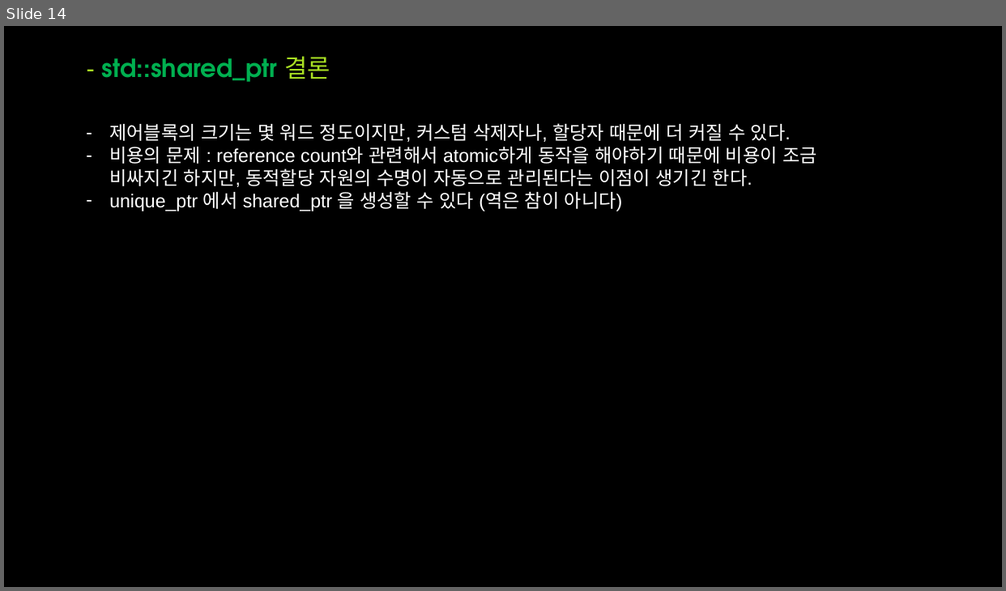
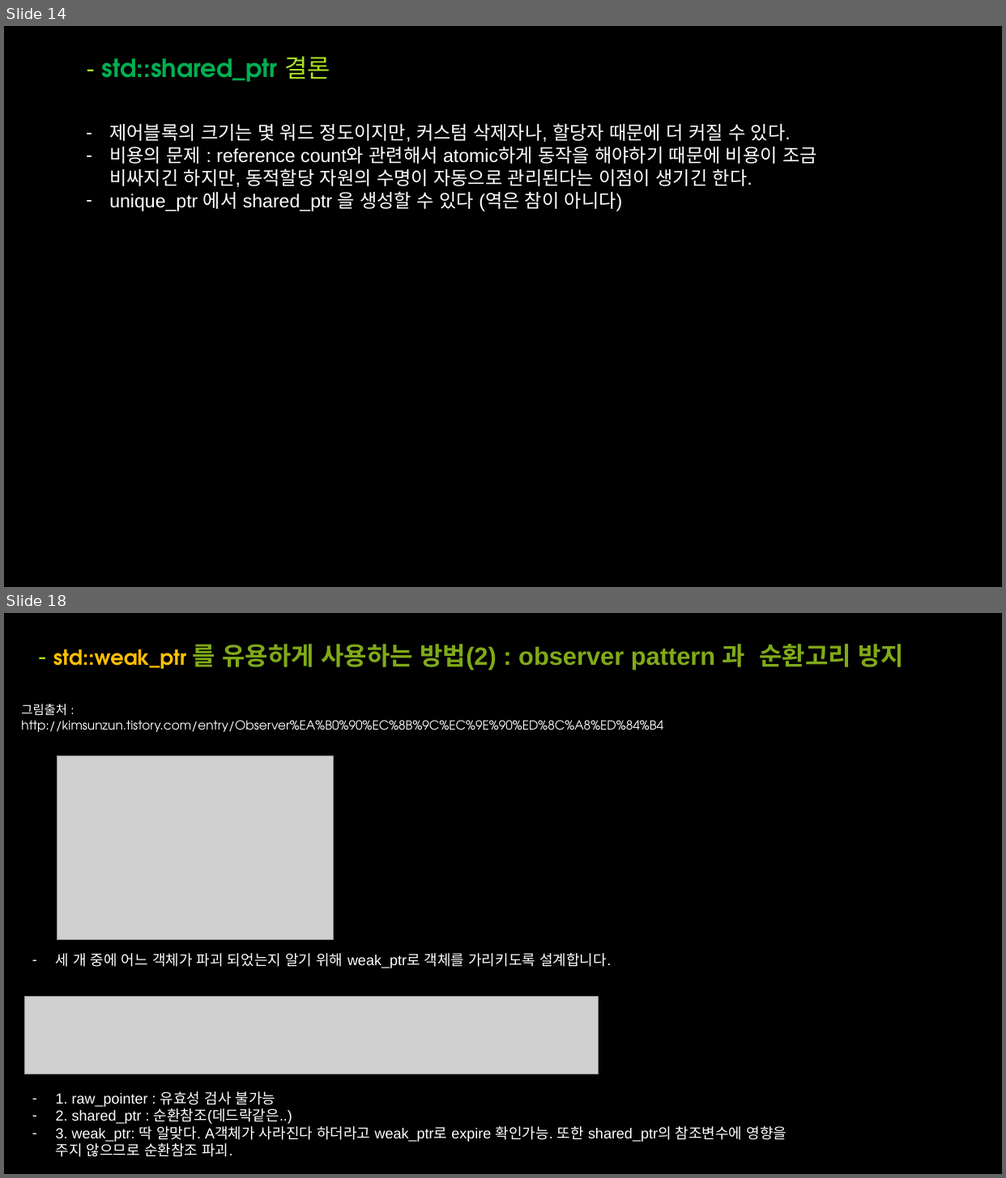
Before and after one commit to OptimizationStudy/Repo2018, a slide deck: PPT/ModernCppStudy_7_(18~22).pptx. Shown one above the other, each under a label of ours: slide 14 before the commit, slides 14 and 18 after it; the slides between them are not shown. The pictures are 1006x591 and 1006x1178 pixels, drawn with LibreOffice and Linux fonts; fonts in the diff are those of the drawing; grey boxes stand for pictures; background and template pictures are left out. Boxes give left, top, right and bottom in pixels: in the first picture for what was removed or moved away, otherwise in the second. Text is boxed around its words. In the diff, an @@ line names an element or a change of style, - is before the commit and + after.

```diff
--- a/PPT/ModernCppStudy_7_(18~22).pptx
+++ b/PPT/ModernCppStudy_7_(18~22).pptx
@@ slide 18 added at <box>4,613,1002,1174</box>, background picture (left out) @@
@@ title added at <box>53,644,904,671</box>, 24 pt, text #80AA18, bold @@
+- std::weak_ptr 를 유용하게 사용하는 방법(2) : observer pattern 과 순환고리 방지
@@ text added at <box>21,704,663,732</box>, 12 pt, text #FFFFFF @@
+그림출처 : http://kimsunzun.tistory.com/entry/Observer%EA%B0%90%EC%8B%9C%EC%9E%90%ED%8C%A8%ED%84%B4
@@ picture added at <box>57,756,334,940</box> @@
@@ text added at <box>56,953,611,969</box>, 14 pt, text #FFFFFF @@
+– 세 개 중에 어느 객체가 파괴 되었는지 알기 위해 weak_ptr로 객체를 가리키도록 설계합니다.
@@ picture added at <box>25,997,599,1074</box> @@
@@ text added at <box>56,1092,787,1157</box>, 14 pt, text #FFFFFF @@
+– 1. raw_pointer : 유효성 검사 불가능
+– 2. shared_ptr : 순환참조(데드락같은..)
+– 3. weak_ptr: 딱 알맞다. A객체가 사라진다 하더라고 weak_ptr로 expire 확인가능. 또한 shared_ptr의 참조변수에 영향을 주지 않으므로 순환참조 파괴.
```
Also in this commit, not shown: 15 other slides added.
